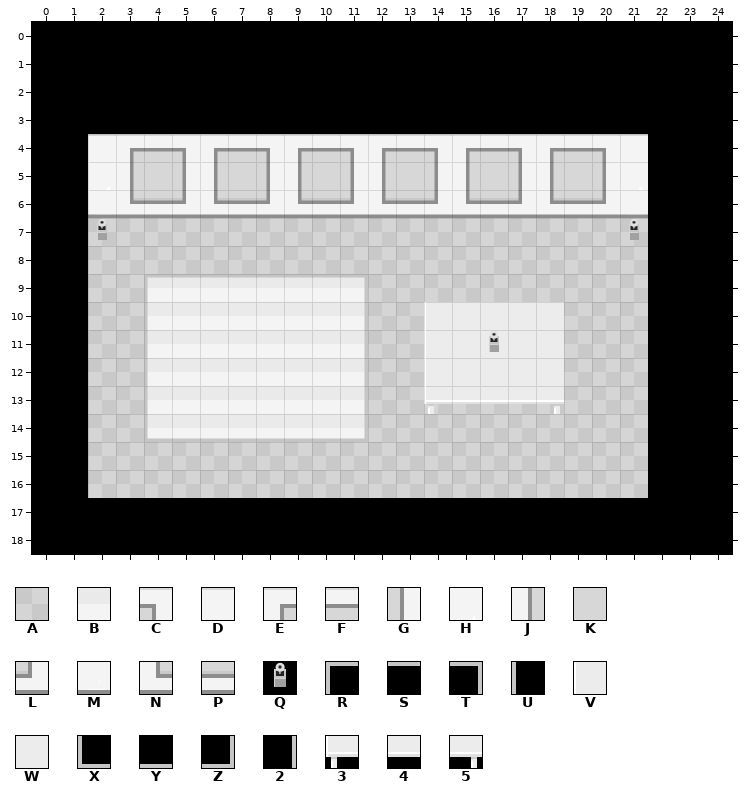
One commit to this Tiled map: maps/inside_ceremony_hall.tmx. This is how it looked before the edit.
Cells are 32x32 px. Shown: x 0..24, y 0..18.
Key: from "tileset_village": A 7, B 9, C 41, D 42, E 43, F 44, G 61, H 62, J 63, K 64, L 81, M 82, N 83, P 84, Q 104, R 112, S 113, T 114, U 115, V 116, W 118, X 132, Y 133, Z 134, 2 135, 3 136, 4 138, 5 139.
_ is an empty cell, # one hidden under a higher layer.
Layer "ground1" before, first column x 0:
 0 _________________________
 1 _________________________
 2 _________________________
 3 _________________________
 4 _________________________
 5 _________________________
 6 _________________________
 7 __AAAAAAAAAAAAAAAAAAAA___
 8 __AAAAAAAAAAAAAAAAAAAA___
 9 __AABBBBBBBBAAAAAAAAAA___
10 __AABBBBBBBBAA#####AAA___
11 __AABBBBBBBBAA#####AAA___
12 __AABBBBBBBBAA#####AAA___
13 __AABBBBBBBBAAAAAAAAAA___
14 __AABBBBBBBBAAAAAAAAAA___
15 __AAAAAAAAAAAAAAAAAAAA___
16 __AAAAAAAAAAAAAAAAAAAA___
17 _________________________
18 _________________________
Layer "ground2" before, first column x 0:
 0 _________________________
 1 _________________________
 2 _________________________
 3 _________________________
 4 __DEFCEFCEFCEFCEFCEFCD___
 5 __HJKGJKGJKGJKGJKGJKGH___
 6 __MNPLNPLNPLNPLNPLNPLM___
 7 __Q__________________Q___
 8 _________________________
 9 ____RSSSSSST_____________
10 ____U______2__VWWWW______
11 ____U______2__VWWWW______
12 ____U______2__VWWWW______
13 ____U______2__34445______
14 ____XYYYYYYZ_____________
15 _________________________
16 _________________________
17 _________________________
18 _________________________
And afterwards:
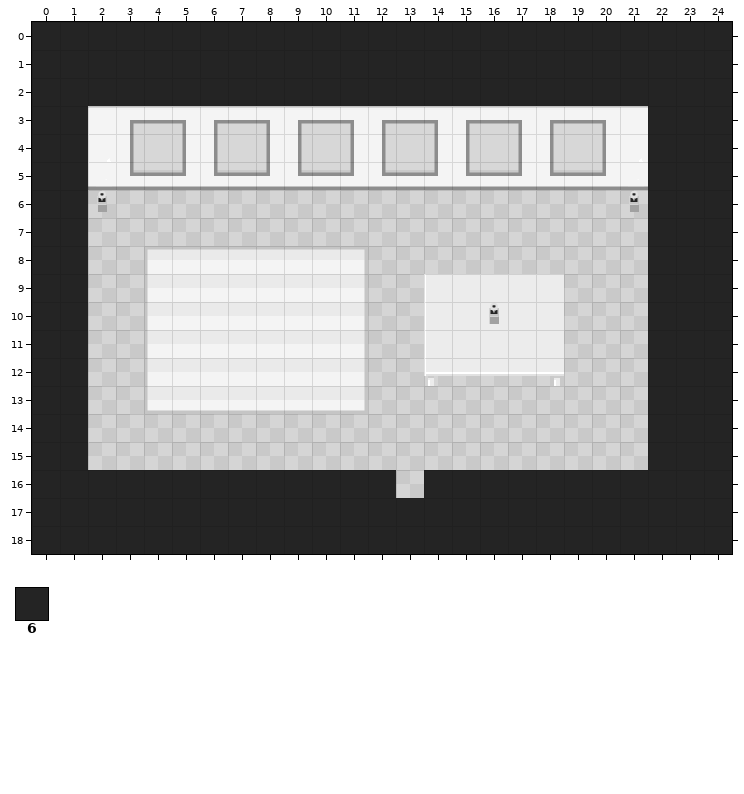
Further tiles: from "tileset_village": 6 29.
What changed:
Layer "ground1":
Tile A gives way to one hidden under a higher layer in row 16 at x 2 to 12 and 14 to 21.
The author changed tile B to tile A in row 14 at x 4 to 11.
Tile A now appears in row 6 at x 2 to 21.
The author changed tile A to tile B in row 8 at x 4 to 11.
Layer "ground2":
The author changed tile T to tile 2 in row 9 at x 11.
The author changed tile V to tile 3 in row 12 at x 14.
The author changed tile W to tile 4 in row 12 at x 15 to 17.
The author changed tile W to tile 5 in row 12 at x 18.
Tile 6 now appears in rows 0 to 2 at x 0 to 24; in rows 3 to 15 at x 0 to 1 and 22 to 24; in row 16 at x 0 to 12 and 14 to 24; in rows 17 to 18 at x 0 to 24.
Tile C now appears in row 3 at x 5, 8, 11, 14, 17 and 20.
Tile D now appears in row 3 at x 2 and 21.
Tile E now appears in row 3 at x 3, 6, 9, 12, 15 and 18.
Tile F now appears in row 3 at x 4, 7, 10, 13, 16 and 19.
The author changed tile C to tile G in row 4 at x 5, 8, 11, 14, 17 and 20.
The author changed tile D to tile H in row 4 at x 2 and 21.
The author changed tile E to tile J in row 4 at x 3, 6, 9, 12, 15 and 18.
The author changed tile F to tile K in row 4 at x 4, 7, 10, 13, 16 and 19.
The author changed tile G to tile L in row 5 at x 5, 8, 11, 14, 17 and 20.
The author changed tile H to tile M in row 5 at x 2 and 21.
The author changed tile J to tile N in row 5 at x 3, 6, 9, 12, 15 and 18.
The author changed tile K to tile P in row 5 at x 4, 7, 10, 13, 16 and 19.
The author changed tile M to tile Q in row 6 at x 2 and 21.
Tile R now appears in row 8 at x 4.
Tile S now appears in row 8 at x 5 to 10.
Tile T now appears in row 8 at x 11.
The author changed tile R to tile U in row 9 at x 4.
Tile V now appears in row 9 at x 14.
Tile W now appears in row 9 at x 15 to 18.
The author changed tile U to tile X in row 13 at x 4.
Tile Y now appears in row 13 at x 5 to 10.
The author changed tile 2 to tile Z in row 13 at x 11.
Tile 3 is removed in row 13 at x 14.
Tile 4 is removed in row 13 at x 15 to 17.
Tile 5 is removed in row 13 at x 18.
Tile L is removed in row 6 at x 5, 8, 11, 14, 17 and 20.
Tile N is removed in row 6 at x 3, 6, 9, 12, 15 and 18.
Tile P is removed in row 6 at x 4, 7, 10, 13, 16 and 19.
Tile Q is removed in row 7 at x 2 and 21.
Tile S is removed in row 9 at x 5 to 10.
Tile X is removed in row 14 at x 4.
Tile Y is removed in row 14 at x 5 to 10.
Tile Z is removed in row 14 at x 11.
Layer "foreground":
Tile Q now appears in row 10 at x 16.
Tile Q is removed in row 11 at x 16.
